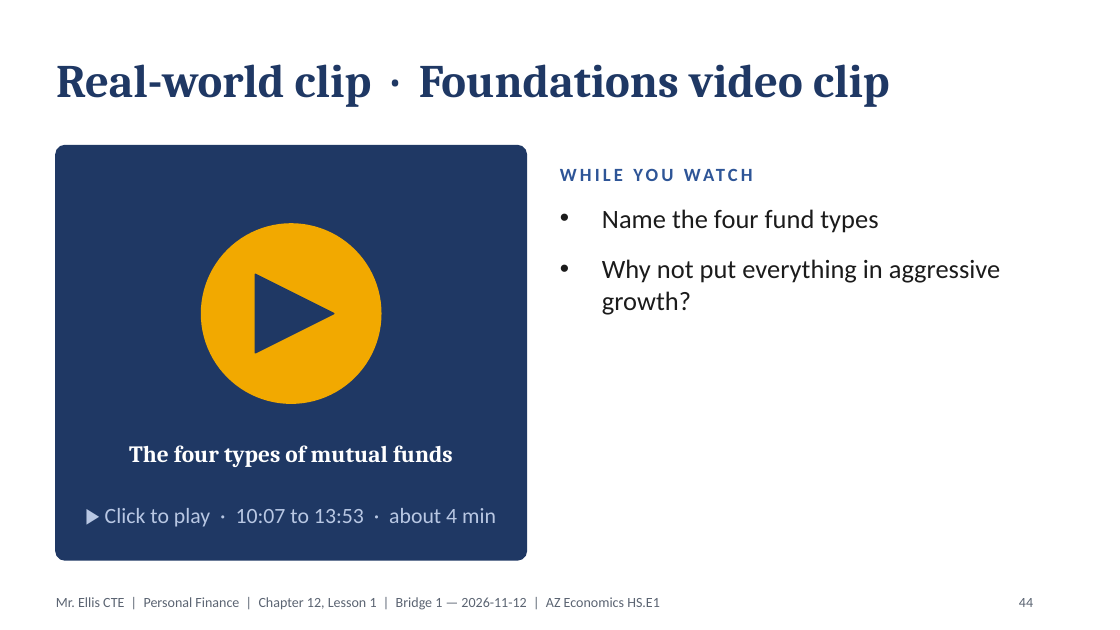
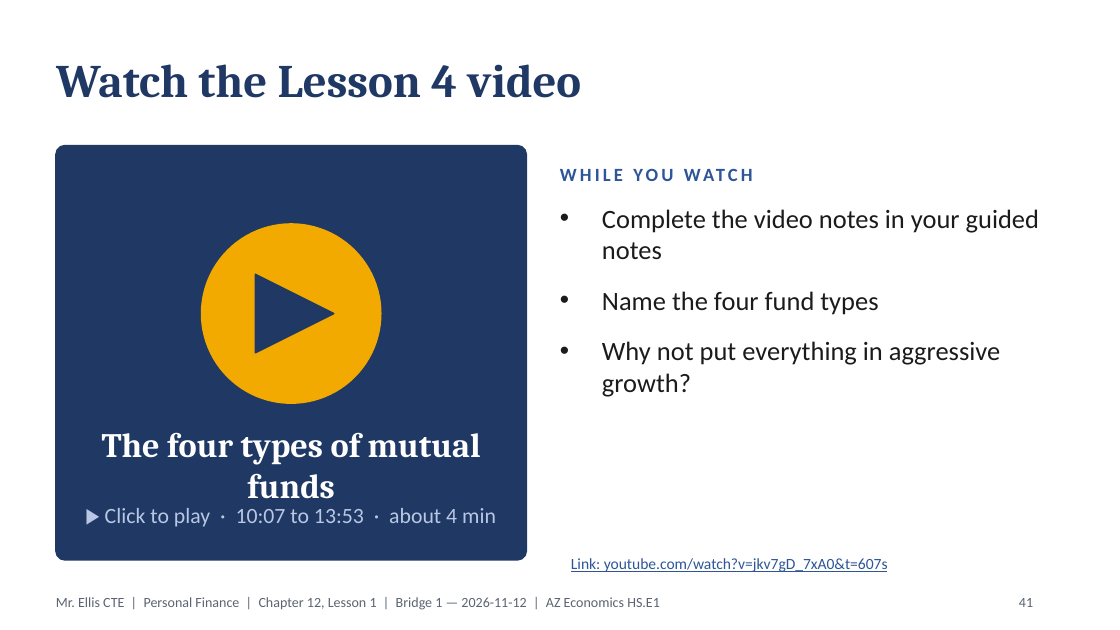
Before and after one commit to highgroundthree-art/electrical-el1-study-guides, a slide deck: slide 41 of financial-comprehension/personal/adult/Ch12_All_Lessons_ADULTS.pptx (slide 44 before the commit). Drawn at 1120x630 pixels with LibreOffice and Linux fonts; fonts in the diff are those of the drawing. Boxes give left, top, right and bottom in pixels: in the first picture for what was removed or moved away, otherwise in the second. Text is boxed around its words. In the diff, an @@ line names an element or a change of style, - is before the commit and + after.

```diff
--- a/financial-comprehension/personal/adult/Ch12_All_Lessons_ADULTS.pptx
+++ b/financial-comprehension/personal/adult/Ch12_All_Lessons_ADULTS.pptx
@@ title at (56, 64, 581, 98): text changed @@
-Real-world clip · Foundations video clip
+Watch the Lesson 4 video
@@ text at (602, 209, 1039, 259): paragraph added @@
+• Complete the video notes in your guided notes
@@ text "The four types of mutual ...": place and size @@
-text "The four types of mutual ..." at (129, 445, 453, 467)
+text "The four types of mutual ..." at (102, 432, 481, 499)
@@ text "The four types of mutual ..." at (102, 432, 481, 499): size 15 to 22 pt @@
@@ text added at (571, 558, 888, 572), 10 pt, text #2E5597, underline @@
+Link: youtube.com/watch?v=jkv7gD_7xA0&t=607s
@@ page number at (1019, 598, 1033, 607): text changed @@
-44
+41
```
Also in this commit, not shown: 5 other slides changed, 4 slides removed, 11 other files.
